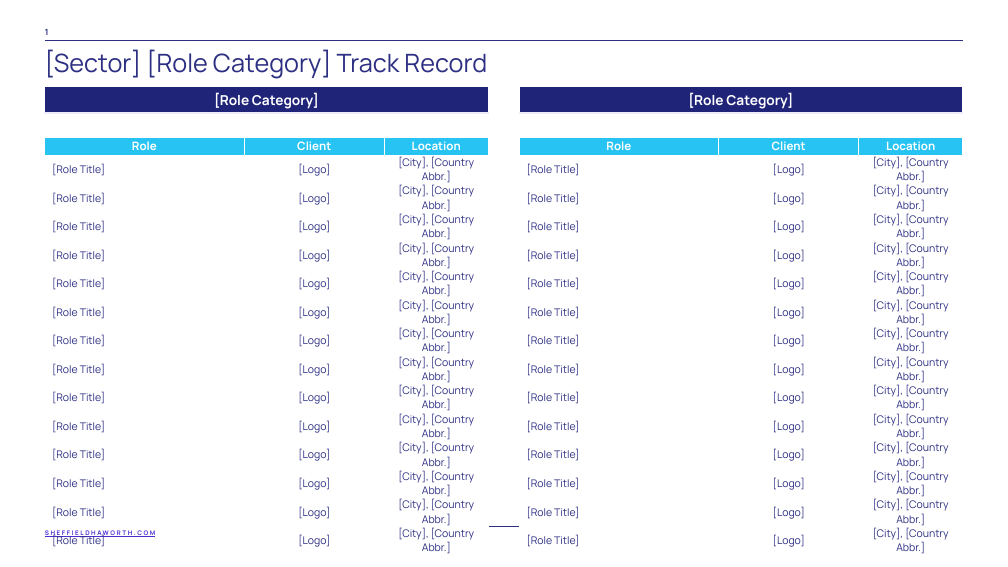
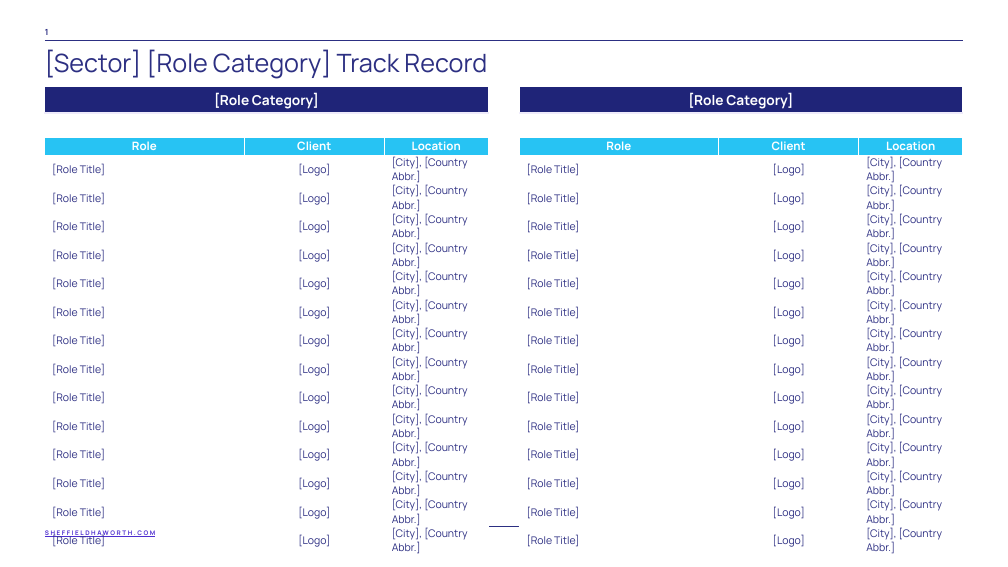
Before and after one commit to AmberS21/sh-document-generator-updated, a slide deck: slide 1 of templates/Track_Record_Logo_TEMPLATE.pptx. Drawn at 1008x567 pixels with LibreOffice and Linux fonts; fonts in the diff are those of the drawing. Boxes give left, top, right and bottom in pixels: in the first picture for what was removed or moved away, otherwise in the second. Text is boxed around its words. In the diff, an @@ line names an element or a change of style, - is before the commit and + after.

```diff
--- a/templates/Track_Record_Logo_TEMPLATE.pptx
+++ b/templates/Track_Record_Logo_TEMPLATE.pptx
@@ table at bbox=[45, 87, 488, 558] @@
@@ alignment centre to left @@
@@ table at bbox=[520, 87, 963, 558] @@
@@ alignment centre to left @@
```
